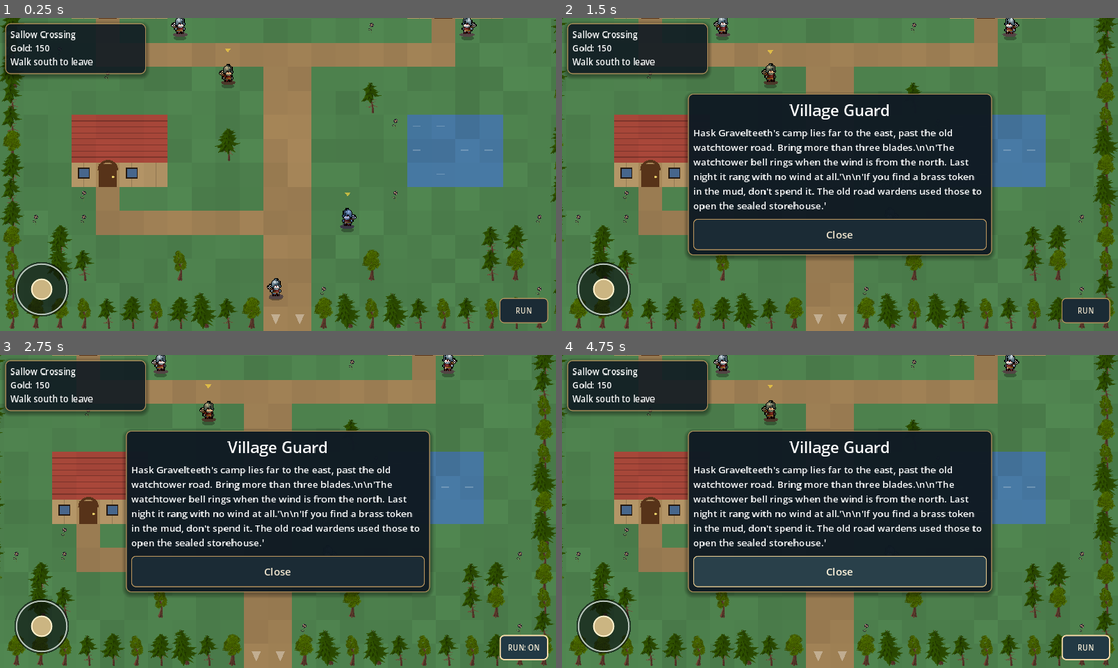
Above: before the commit, frames 1-4 (two rows, left to right).
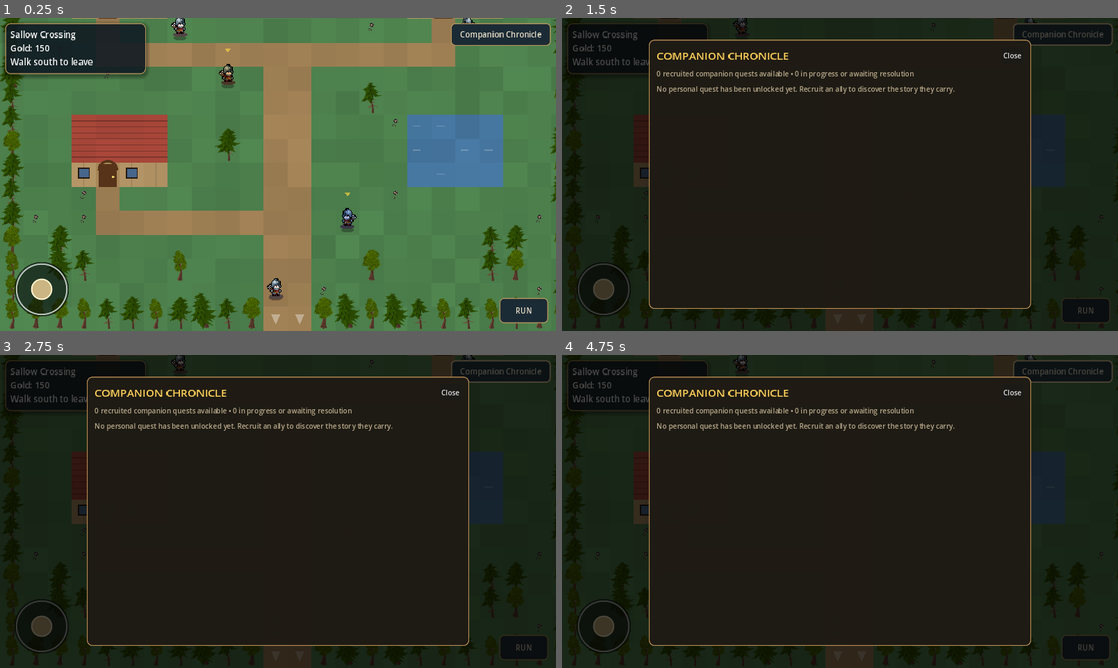
Above: after the commit, the same moments.

Repository: ninjun42215-gif/KindleWake
Game: Godot game, scene res://Location.tscn
The game is run twice, just before and just after one commit, with the same random seed, the same clock (stepped at 60 frames per second) and the same inputs. This scene is started directly instead of the project's main scene.
Inputs (mouse positions are in pixels of both pictures, inside the frame that each line leads up to):
- Up to frame 1 (0.25 s): no input
- Up to frame 2 (1.5 s): click (1062, 33) at 0.5 s, where only the run after the commit has a clickable "Companion Chronicle"; click (840, 305) at 1.25 s, where only the run before the commit has a clickable "A Talk to Village Guard"
- Up to frame 3 (2.75 s): click "RUN" at 2 s
- Up to frame 4 (4.75 s): click "RUN: ON" (after the commit: "RUN") at 2.75 s; drag from (606, 627) to (895, 442) at 3.52 s; drag from (728, 527) to (812, 574) at 4.27 s

The runs differ from the first frame. In frame 1, 1.3% of the frame differs, in the area x 81-100%, y 1-9%; in frame 2, 79%; in frame 3, 79%; in frame 4, 79%, in the area x 0-100%, y 0-100%.

Commit message:
Integrate companion chronicle and location-based quest progression

Diff:
--- a/Kindlewake/scripts/ui/location_scene.gd
+++ b/Kindlewake/scripts/ui/location_scene.gd
@@ -4,6 +4,7 @@
 const BrinegateQuestSystem = preload("res://scripts/core/brinegate_quest_system.gd")
 const MarenQuestSystem = preload("res://scripts/core/maren_quest_system.gd")
 const NerisQuestSystem = preload("res://scripts/core/neris_quest_system.gd")
+const CompanionQuestJournalScript = preload("res://scripts/ui/companion_quest_journal.gd")
 const ExplorationControls = preload("res://scripts/ui/exploration_controls.gd")
 const VirtualStick = preload("res://scripts/ui/virtual_stick.gd")
 const PremiumUITheme = preload("res://scripts/ui/premium_ui_theme.gd")
@@ -40,6 +41,8 @@
 var spot_text: Label
 var spot_buttons: VBoxContainer
 var party_screen: PartyScreen
+var companion_journal: CompanionQuestJournal
+var companion_journal_btn: Button
 var move_stick: VirtualStick
 var run_btn: Button
 var run_toggled: bool = false
@@ -85,7 +88,7 @@
 # ------------------------------------------------------------------ input and movement
 
 func _unhandled_input(event: InputEvent) -> void:
-    if panel_open or party_screen.visible or leaving:
+    if panel_open or party_screen.visible or companion_journal.visible or leaving:
         return
     if event is InputEventMouseButton:
         var mb := event as InputEventMouseButton
@@ -113,7 +116,7 @@
 func _process(delta: float) -> void:
     if leaving:
         return
-    if not panel_open and not party_screen.visible:
+    if not panel_open and not party_screen.visible and not companion_journal.visible:
         moving_vector = ExplorationControls.movement_vector()
         if move_stick != null and move_stick.value.length() > moving_vector.length():
             moving_vector = move_stick.value
@@ -243,7 +246,9 @@
         spot_buttons.remove_child(c)
         c.queue_free()
     var spot_kind: String = str(near_spot.get("kind", "text"))
-    if spot_kind == "party":
+    if near_spot.has("companion_quest_id"):
+        _build_companion_quest_actions(near_spot)
+    elif spot_kind == "party":
         spot_buttons.add_child(_btn("Open market and company stores", _open_party))
     elif spot_kind == "inn":
         spot_buttons.add_child(_btn("Rest the company — 20 gold", _rest_at_inn))
@@ -288,6 +293,100 @@
     spot_panel.visible = true
 
 
+func _build_companion_quest_actions(spot: Dictionary) -> void:
+    var quest_id := str(spot.get("companion_quest_id", ""))
+    var milestone := str(spot.get("companion_quest_milestone", ""))
+    var quest_state: Dictionary = GameState.companion_quests.get(quest_id, {})
+    var status := str(quest_state.get("status", "not_started"))
+    var progress := int(quest_state.get("progress", 0))
+    var definition: Dictionary = GameData.companion_quests.get(quest_id, {})
+    var milestones: Array = definition.get("milestones", [])
+    var outcomes: Array = definition.get("outcomes", [])
+    if not GameState.party.roster.has(str(definition.get("companion_id", ""))):
+        spot_text.text += "\n\nThis personal story requires its companion to be travelling with the company."
+        return
+    spot_text.text += "\n\n" + str(spot.get("companion_quest_text", "A personal matter waits for your attention."))
+    if status == "not_started":
+        spot_text.text += "\n\nBegin this story from the Companion Chronicle."
+        return
+    if status == "complete":
+        var descriptions: Dictionary = definition.get("outcome_descriptions", {})
+        var description := str(descriptions.get(str(quest_state.get("outcome", "")), "This companion's personal story has been resolved. Its consequences are recorded in the campaign chronicle."))
+        spot_text.text += "\n\n" + description
+        return
+    if status == "ready" and not milestones.is_empty() and milestone == str(milestones.back()):
+        var prompt := str(definition.get("resolution_prompt", "Choose how this personal story should be resolved."))
+        spot_text.text += "\n\n" + prompt
+        var labels: Dictionary = definition.get("outcome_labels", {})
+        for outcome in outcomes:
+            var outcome_label := str(labels.get(str(outcome), _format_quest_label(str(outcome))))
+            spot_buttons.add_child(_btn(outcome_label, _resolve_companion_quest.bind(quest_id, str(outcome))))
+        return
+    if status == "ready":
+        spot_text.text += "\n\nAll objectives are recorded. Return to the companion's designated story contact to make the concluding choice."
+        return
+    if progress < milestones.size() and str(milestones[progress]) == milestone:
+        var challenge: Dictionary = spot.get("companion_quest_challenge", {})
+        if not challenge.is_empty():
+            spot_text.text += "\n\n" + str(challenge.get("prompt", "Examine the evidence and choose the best conclusion."))
+            for option in challenge.get("options", []):
+                spot_buttons.add_child(_btn(str(option), _attempt_companion_quest_challenge.bind(quest_id, milestone, str(option), challenge)))
+        else:
+            spot_buttons.add_child(_btn("Record this objective", _advance_companion_quest.bind(quest_id, milestone)))
+    elif progress > milestones.find(milestone):
+        spot_text.text += "\n\nThis part of the record has already been secured."
+    else:
+        spot_text.text += "\n\nThe next step in this companion's story lies elsewhere."
+
+
+func _advance_companion_quest(quest_id: String, milestone_id: String) -> void:
+    var result: Dictionary = GameState.advance_companion_quest(quest_id, milestone_id)
+    if not bool(result.get("ok", false)):
+        spot_text.text += "\n\n" + str(result.get("reason", "The objective could not be recorded."))
+        return
+    GameState.save_campaign("auto_a")
+    spot_text.text += "\n\nObjective recorded in the Companion Chronicle."
+    for child in spot_buttons.get_children():
+        if child is Button and (child as Button).text != "Close":
+            (child as Button).disabled = true
+
+
+func _attempt_companion_quest_challenge(quest_id: String, milestone_id: String, selected_option: String, challenge: Dictionary) -> void:
+    var correct_option := str(challenge.get("correct_option", ""))
+    if correct_option == "" or selected_option != correct_option:
+        spot_text.text += "\n\n" + str(challenge.get("failure_text", "That interpretation does not fit the evidence. Examine the clues again."))
+        return
+    spot_text.text += "\n\n" + str(challenge.get("success_text", "The evidence fits. The objective is secured."))
+    _advance_companion_quest(quest_id, milestone_id)
+
+
+func _resolve_companion_quest(quest_id: String, outcome: String) -> void:
+    var result: Dictionary = GameState.resolve_companion_quest(quest_id, outcome)
+    if not bool(result.get("ok", false)):
+        spot_text.text += "\n\n" + str(result.get("reason", "This resolution is not available."))
+        return
+    var definition: Dictionary = GameData.companion_quests.get(quest_id, {})
+    var descriptions: Dictionary = definition.get("outcome_descriptions", {})
+    var description := str(descriptions.get(outcome, "The companion's decision is recorded. This outcome can now be referenced by later story events."))
+    var reward_flag := "companion_quest_rewarded_" + quest_id
+    var reward: Dictionary = definition.get("completion_reward", {})
+    var gold_reward := maxi(0, int(reward.get("gold", 0)))
+    if not bool(GameState.world_flags.get(reward_flag, false)):
+        GameState.party.gold += gold_reward
+        GameState.world_flags[reward_flag] = true
+    GameState.save_campaign("auto_a")
+    if gold_reward > 0:
+        description += "\n\nReceived %d gold for completing this personal quest." % gold_reward
+    spot_text.text += "\n\n" + description
+    for child in spot_buttons.get_children():
+        if child is Button and (child as Button).text != "Close":
+            (child as Button).disabled = true
+
+
+func _format_quest_label(value: String) -> String:
+    return value.replace("_", " ").capitalize()
+
+
 func _resolve_brinegate_choice(choice: String) -> void:
     var outcome: Dictionary = BrinegateQuestSystem.resolve_ledger_choice(GameState.world_flags, choice)
     if not bool(outcome.get("ok", false)):
@@ -466,6 +565,15 @@
     GameState.save_campaign("auto_a")
     _refresh_spot_panel()
     spot_text.text += "\n\n" + str(result.get("text", ""))
+
+
+func _open_companion_chronicle() -> void:
+    panel_open = false
+    spot_panel.visible = false
+    has_target = false
+    pressing = false
+    prompt_btn.visible = false
+    companion_journal.open()
 
 
 func _close_panel() -> void:
@@ -820,6 +928,8 @@
     if prompt_btn != null:
         prompt_btn.custom_minimum_size = Vector2(clampf(viewport_size.x * 0.48, 230.0, 420.0), clampf(viewport_size.y * 0.11, 56.0, 84.0))
         prompt_btn.add_theme_font_size_override("font_size", 19 if compact else 28)
+    if companion_journal_btn != null:
+        companion_journal_btn.custom_minimum_size = Vector2(clampf(viewport_size.x * 0.24, 150.0, 230.0), 52.0)
     if spot_panel != null:
         spot_panel.custom_minimum_size = Vector2(maxf(260.0, minf(viewport_size.x - 24.0, 700.0)), 0.0)
     if spot_title != null:
@@ -848,6 +958,11 @@
     info_panel.add_child(info_label)
     root.add_child(info_panel)
     info_panel.set_anchors_and_offsets_preset(Control.PRESET_TOP_LEFT, Control.PRESET_MODE_MINSIZE, 12)
+
+    companion_journal_btn = _btn("Companion Chronicle", _open_companion_chronicle, 18)
+    root.add_child(companion_journal_btn)
+    companion_journal_btn.set_anchors_and_offsets_preset(Control.PRESET_TOP_RIGHT, Control.PRESET_MODE_MINSIZE, 12)
+    companion_journal_btn.grow_horizontal = Control.GROW_DIRECTION_BEGIN
 
     prompt_btn = _btn("Talk", _on_prompt_pressed, 28)
     prompt_btn.custom_minimum_size = Vector2(420, 84)
@@ -899,6 +1014,11 @@
     party_screen.visible = false
     party_screen.closed.connect(_on_party_closed)
 
+    companion_journal = CompanionQuestJournalScript.new()
+    root.add_child(companion_journal)
+    companion_journal.set_anchors_and_offsets_preset(Control.PRESET_FULL_RECT)
+    companion_journal.visible = false
+
 
 func _update_hud() -> void:
     var txt: String = "%s\nGold: %d" % [lmap.name, GameState.party.gold]
